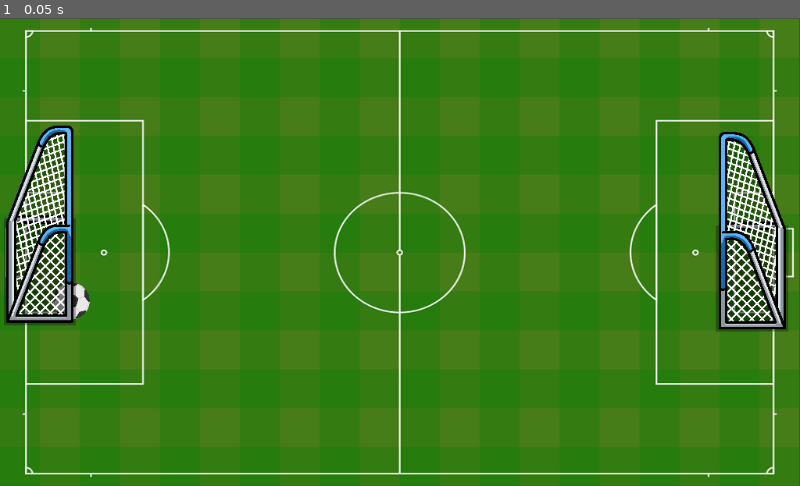
Above: before the commit, frame 1.
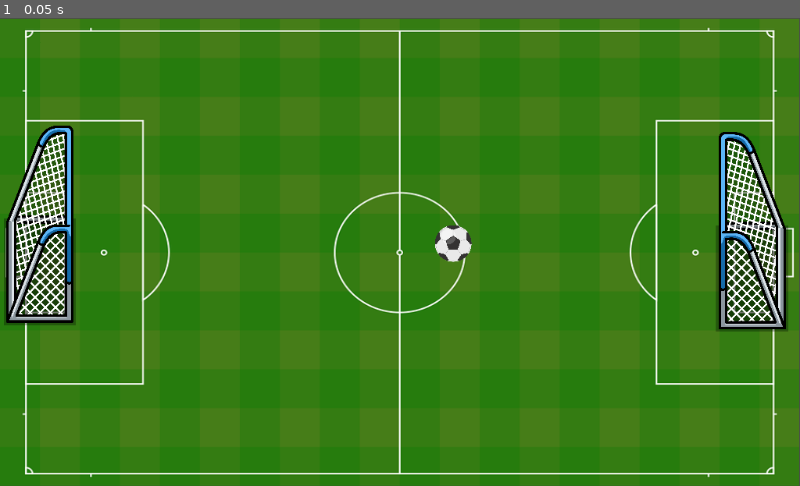
Above: after the commit, the same moment.

Repository: wendeljeske20/CapSoccer
Game: Godot game, scene res://Ball&Collider.tscn
Same seed, same stepped clock (60 frames per second), same inputs: the game is played once before the commit and once after it.
Inputs:
- Up to frame 1 (0.05 s): no input

The runs differ from the first frame. In frame 1, 0.5% of the frame differs, in the area x 6-59%, y 44-65%.
Error before the commit: Parse Error: Expected indented block after "for". (res://RigidBody2D.gd:21)

Commit message:
basic resetPosition implemented

Diff:
--- a/Ball&Collider/Ball&Collider.tscn
+++ b/Ball&Collider/Ball&Collider.tscn
@@ -28,7 +28,7 @@
 polygon = PoolVector2Array( -0.138069, 15.5702, 989.809, 16.1551, 991.869, 585.898, 31.4675, 585.49, 31.8753, 17.4054, 0.269737, 17.6093, 0.0658798, 599.559, 1023.05, 598.981, 1024.16, 0.64267, 0.335205, 1.7507 )
 
 [node name="Ball" type="Area2D" parent="."]
-position = Vector2( -488.83, 73.6576 )
+position = Vector2( -67.1138, 15.1615 )
 script = ExtResource( 2 )
 __meta__ = {
 "_edit_group_": true
--- a/Ball&Collider/RigidBody2D.gd
+++ b/Ball&Collider/RigidBody2D.gd
@@ -3,8 +3,11 @@
 var ball_friction : float
 var bounciness : float
 var size : Vector2
+var screenSize
 
 func _ready():
+	screenSize = get_viewport_rect().size
+	resetPosition()
 	pass
 
 func _process(delta):
@@ -15,8 +18,12 @@
 func checkOverlappedAreas(overlappedAreas):
 
 	if (overlappedAreas.size() > 0):
-		for area in overlappedAreas:
-
+		if overlappedAreas.has():
+			checkField()
+		if overlappedAreas.has():
+			checkGoalLeft()
+		if overlappedAreas.has():
+			checkGoalRight()
 
 	pass
 
@@ -24,10 +31,16 @@
 	pass
 
 func checkGoalLeft():
+
+	resetPosition()
 	pass
 
 func checkGoalRight():
+
+	resetPosition()
 	pass
 
 func resetPosition():
+	#self.set_global_position(Vector2(-(screenSize.x / 2), screenSize.y / 2))
+	self.set_global_position(Vector2(0,0))
 	pass
